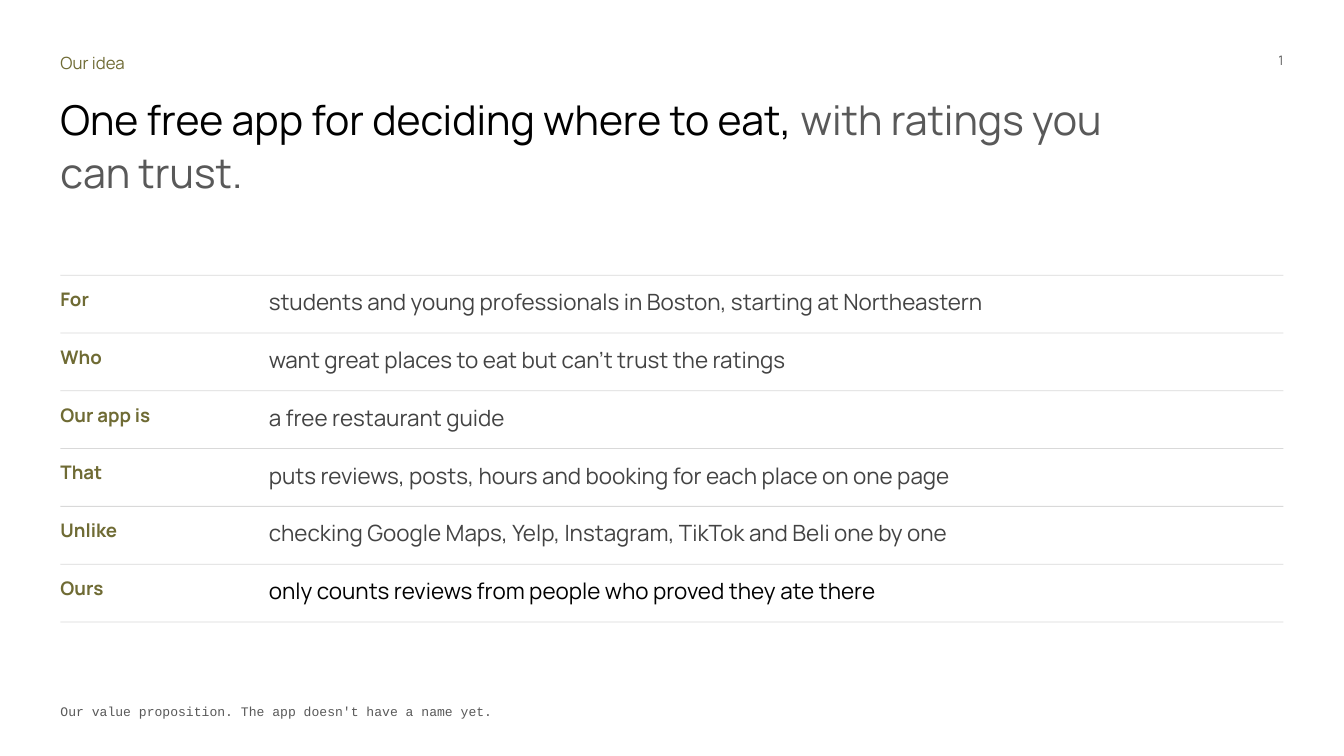
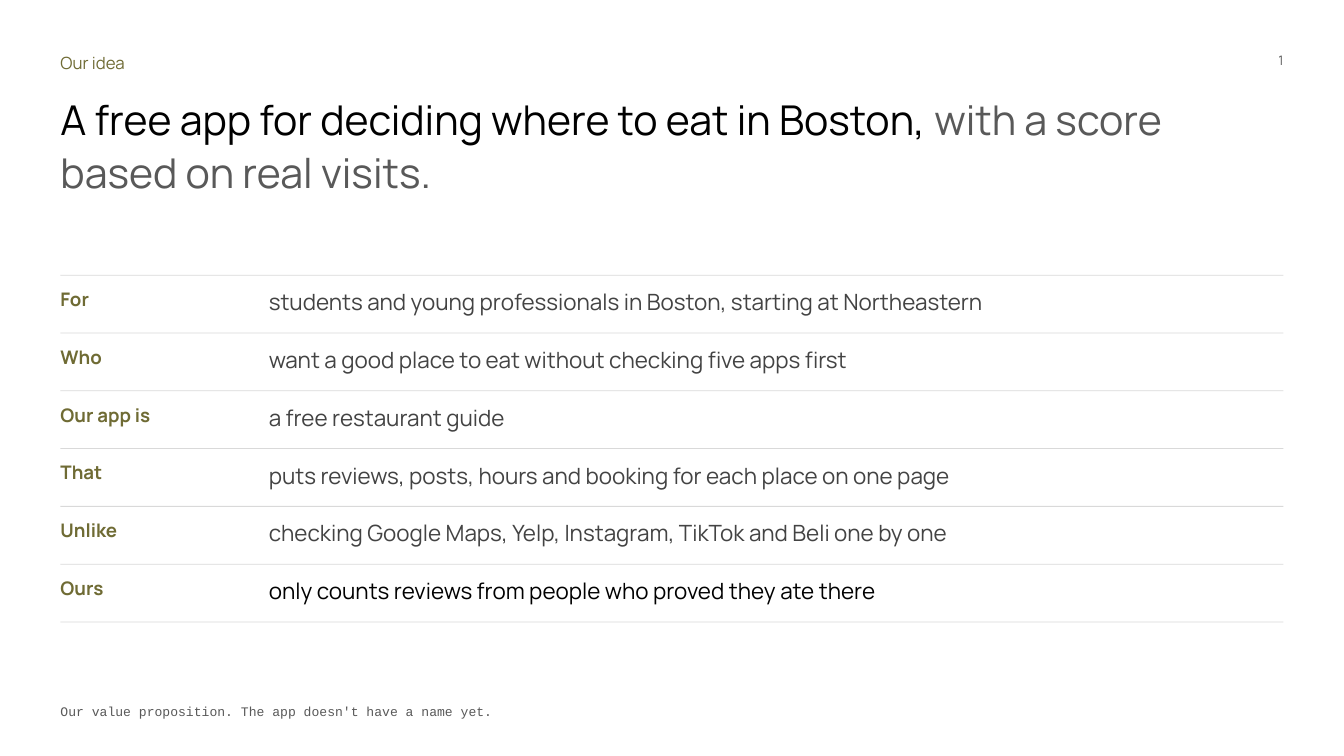
Before and after one commit to Dinguusto/Alex-s-workout-app, a slide deck: slide 1 of ENTR_4501_Gate_2_deck_readable.pptx. Drawn at 1344x756 pixels with LibreOffice and Linux fonts; fonts in the diff are those of the drawing. Boxes give left, top, right and bottom in pixels: in the first picture for what was removed or moved away, otherwise in the second. Text is boxed around its words. In the diff, an @@ line names an element or a change of style, - is before the commit and + after.

```diff
--- a/ENTR_4501_Gate_2_deck_readable.pptx
+++ b/ENTR_4501_Gate_2_deck_readable.pptx
@@ text at box(60, 104, 1161, 189): text changed @@
-One free app for deciding where to eat, with ratings you can trust.
+A free app for deciding where to eat in Boston, with a score based on real visits.
@@ text at box(269, 351, 847, 374): text changed @@
-want great places to eat but can't trust the ratings
+want a good place to eat without checking five apps first
```
Also in this commit, not shown: 10 other slides changed.
